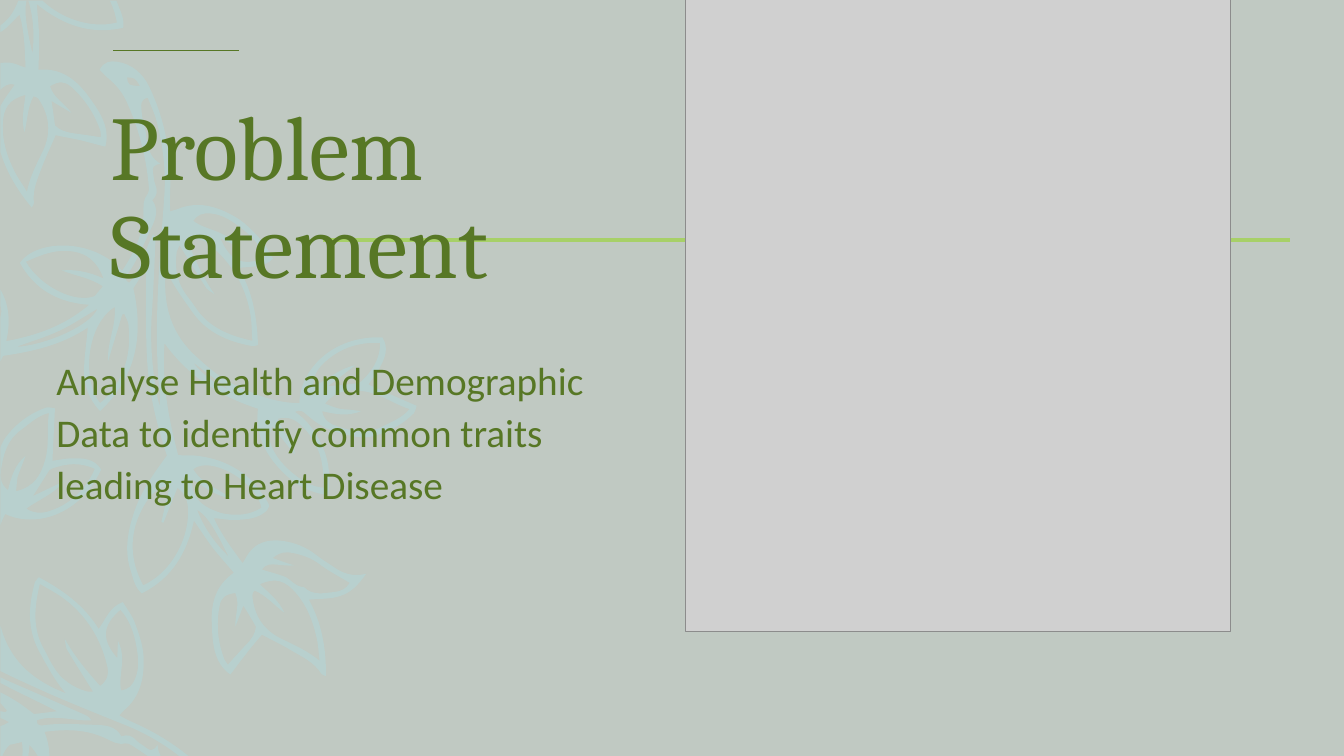
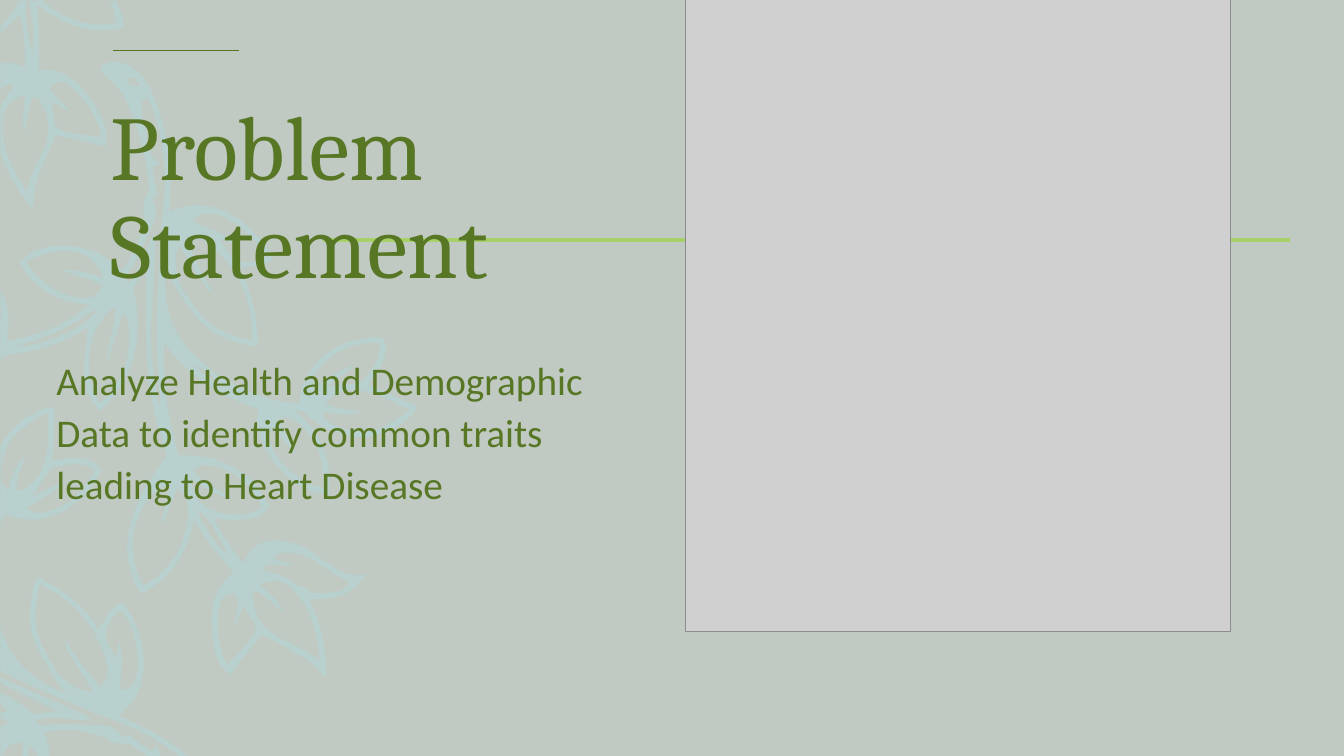
Before and after one commit to ParthiviGaikwad/Anudip, a slide deck: slide 1 of Mentor Mind/Problem Statement.pptx. Drawn at 1344x756 pixels with LibreOffice and Linux fonts; fonts in the diff are those of the drawing; grey boxes stand for pictures. Boxes give left, top, right and bottom in pixels: in the first picture for what was removed or moved away, otherwise in the second. Text is boxed around its words. In the diff, an @@ line names an element or a change of style, - is before the commit and + after.

```diff
--- a/Mentor Mind/Problem Statement.pptx
+++ b/Mentor Mind/Problem Statement.pptx
@@ text at bbox=[56, 368, 583, 506]: text changed @@
-Analyse Health and Demographic Data to identify common traits leading to Heart Disease
+Analyze Health and Demographic Data to identify common traits leading to Heart Disease
```
Also in this commit, not shown: 30 other slides changed, 55 slides added, 2 slides removed.
